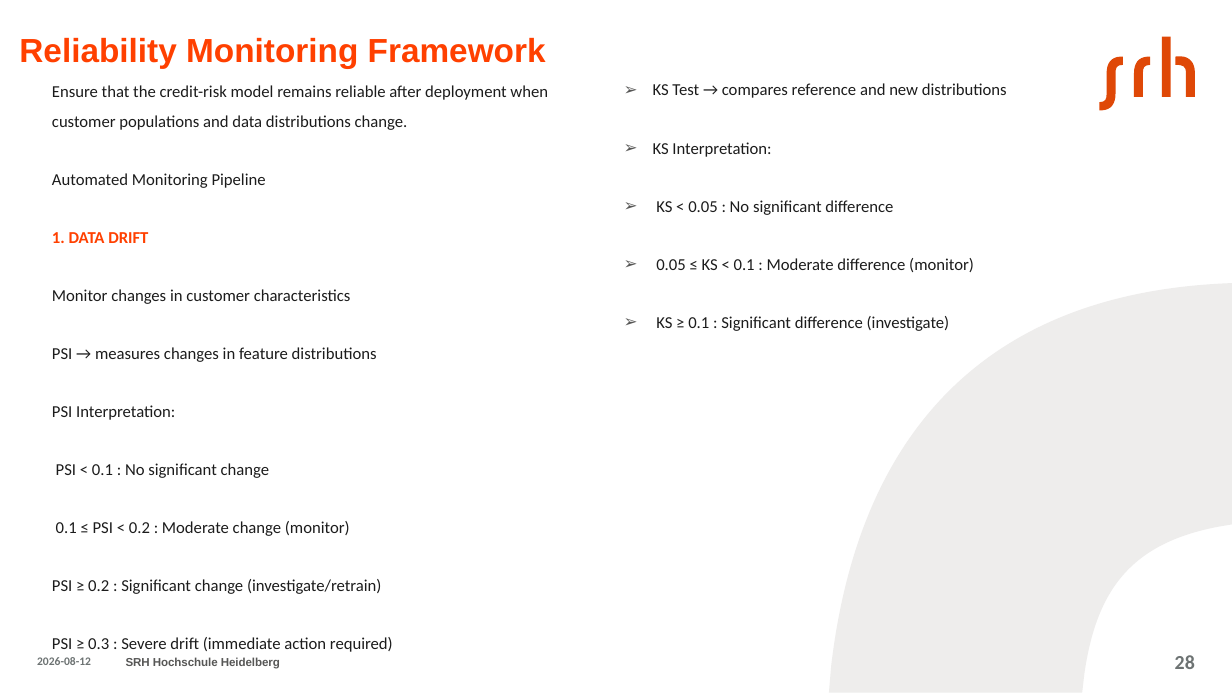
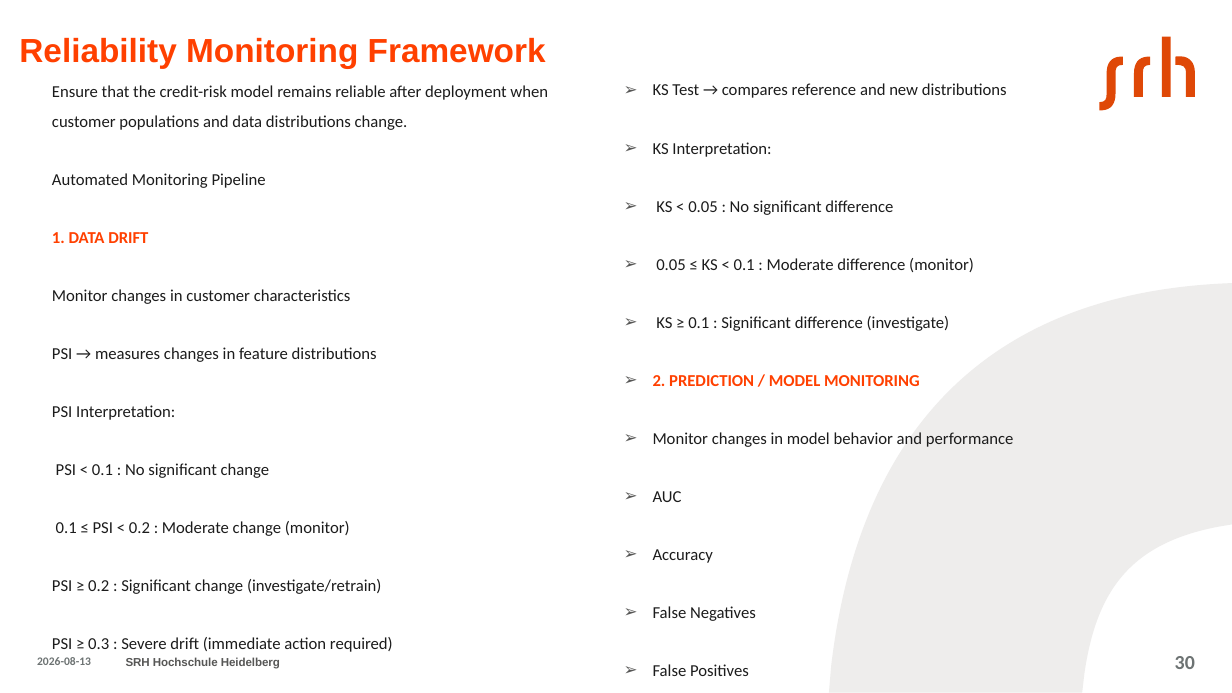
Before and after one commit to aminfeli/Thesis, a slide deck: slide 30 of presentation-.pptx (slide 28 before the commit). Drawn at 1232x693 pixels with LibreOffice and Linux fonts; fonts in the diff are those of the drawing. Boxes give left, top, right and bottom in pixels: in the first picture for what was removed or moved away, otherwise in the second. Text is boxed around its words. In the diff, an @@ line names an element or a change of style, - is before the commit and + after.

```diff
--- a/presentation-.pptx
+++ b/presentation-.pptx
@@ text at (653,375,1013,676): paragraphs added @@
+➢ 2. PREDICTION / MODEL MONITORING
+➢ Monitor changes in model behavior and performance
+➢ AUC
+➢ Accuracy
+➢ False Negatives
+➢ False Positives
@@ page number at (1175,656,1195,669): text changed @@
-28
+30
```
Also in this commit, not shown: 30 other slides changed, 1 slide added, 3 slides removed, 3 other files.
